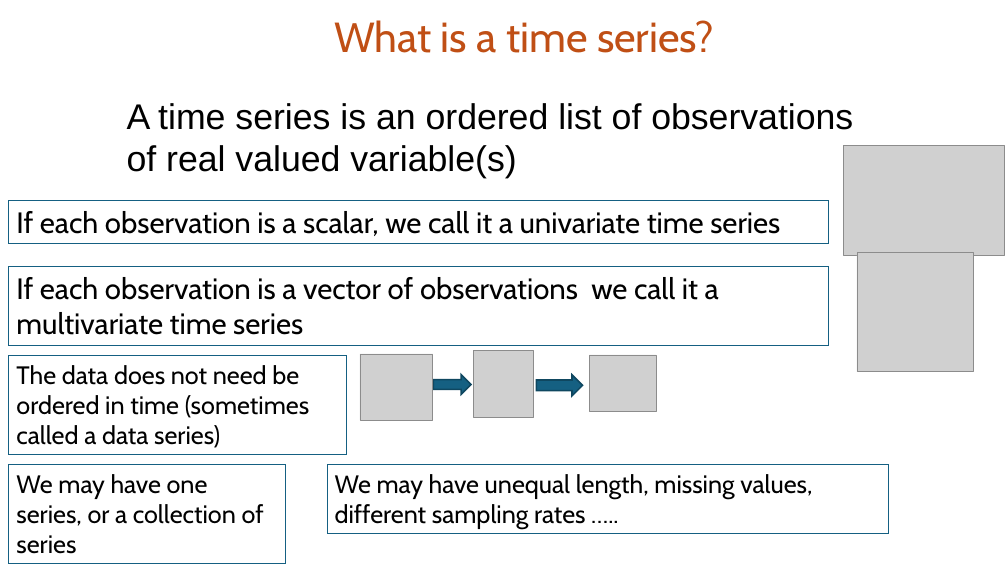
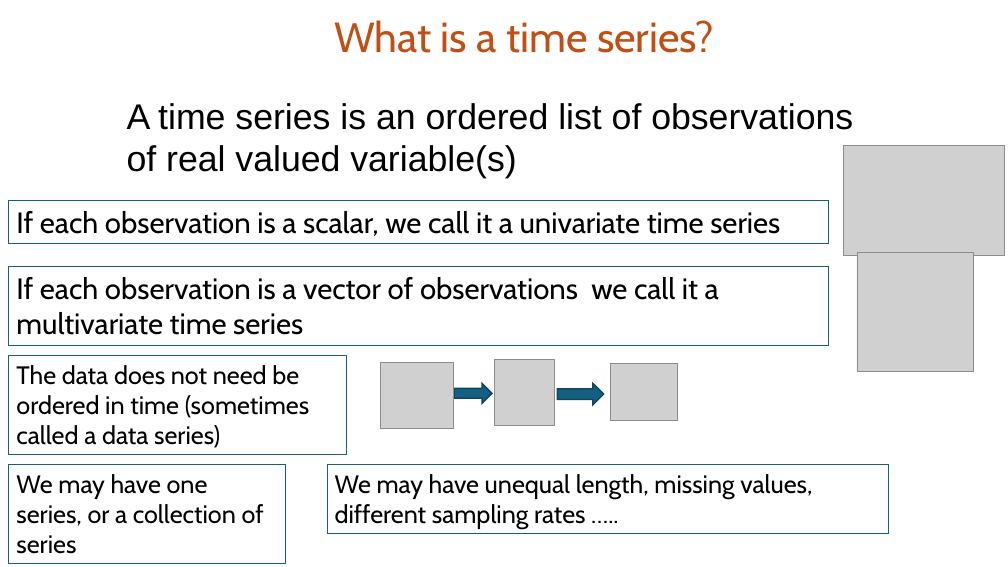
Before and after one commit to aeon-toolkit/aeon-tutorials, a slide deck: slide 10 of DSAA-2025/slides/part1_introduction.pptx (slide 9 before the commit). Drawn at 1008x567 pixels with LibreOffice and Linux fonts; fonts in the diff are those of the drawing; grey boxes stand for pictures. Boxes give left, top, right and bottom in pixels: in the first picture for what was removed or moved away, otherwise in the second. Text is boxed around its words. In the diff, an @@ line names an element or a change of style, - is before the commit and + after.

```diff
--- a/DSAA-2025/slides/part1_introduction.pptx
+++ b/DSAA-2025/slides/part1_introduction.pptx
@@ 3 pictures, 2 right arrows: place and size @@
-3 pictures, 2 right arrows at (360,351,656,420)
+3 pictures, 2 right arrows at (381,360,677,430)
```
Also in this commit, not shown: 4 other slides changed, 1 slide added, 2 other files.
